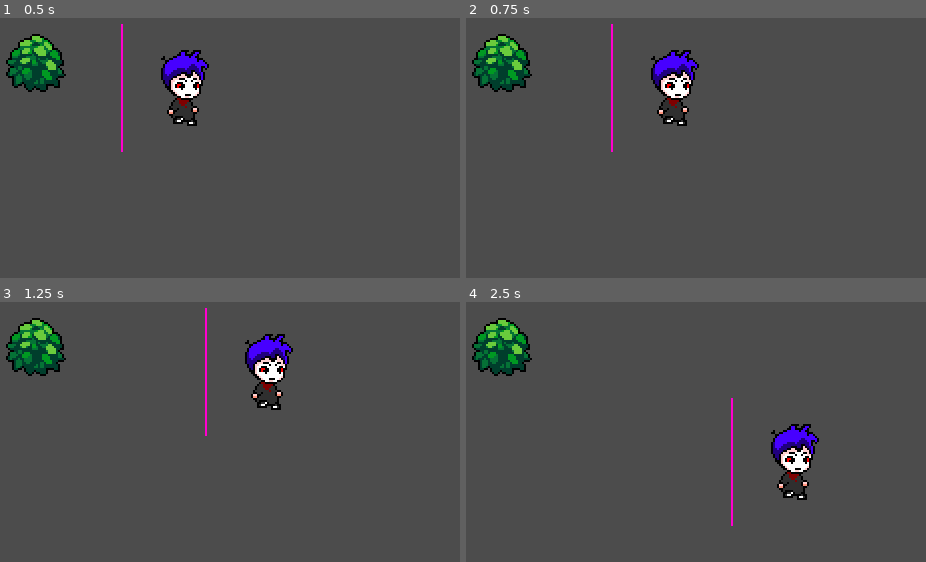
Above: before the commit, frames 1-4 (two rows, left to right).
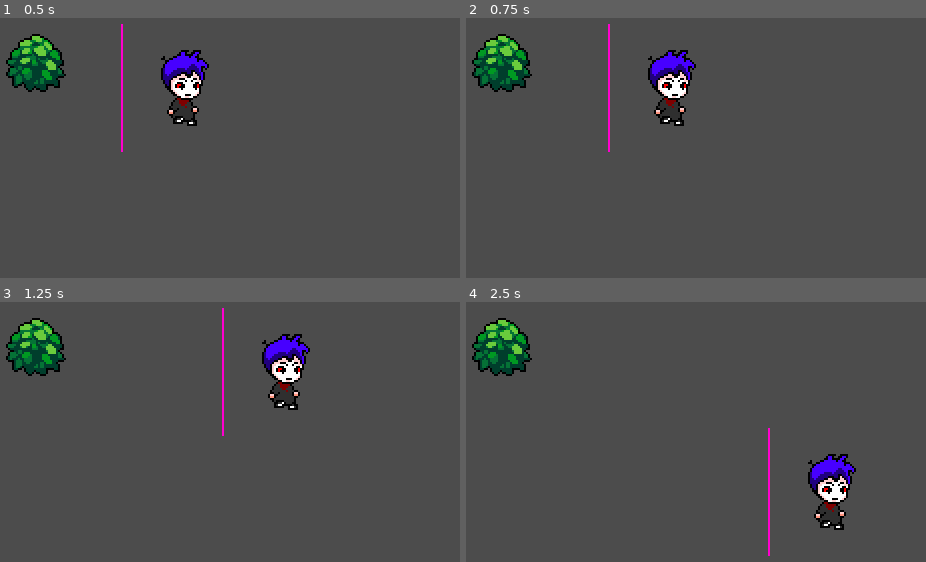
Above: after the commit, the same moments.

Repository: marcfreir/SvartSlott_RPG
Game: Godot game, scene res://World.tscn
Two runs of this game, one before a commit and one after it. Both use one fixed random seed, a clock stepped at 60 frames per second and the inputs below.
Inputs:
- Up to frame 1 (0.5 s): no input
- Up to frame 2 (0.75 s): tap Enter at 0.5 s; hold Right (ui_right) from 0.53 s (still down)
- Up to frame 3 (1.25 s): keep holding Right (ui_right)
- Up to frame 4 (2.5 s): release Right (ui_right) at 1.28 s; hold Down (ui_down) 1.28-2.03 s; hold Right (ui_right) from 2.03 s (still down)

Frame 1 is identical in both runs. In frame 2, 1.6% of the frame differs, in the area x 30-51%, y 2-52%; in frame 3, 3.1%; in frame 4, 4.4%, in the area x 57-85%, y 36-98%.

Commit message:
Enhance & simplify movements logic of the player

Diff:
--- a/Player/Player.gd
+++ b/Player/Player.gd
@@ -1,6 +1,10 @@
 extends KinematicBody2D
 
 var velocity = Vector2.ZERO
+
+const MAX_SPEED = 80
+const ACCELERATION = 500
+const FRICTION = 500
 
 # Called when the node enters the scene tree for the first time.
 # func _ready():
@@ -11,11 +15,14 @@
 	var input_vector = Vector2.ZERO
 	input_vector.x = Input.get_action_strength("ui_right") - Input.get_action_strength("ui_left")
 	input_vector.y = Input.get_action_strength("ui_down") - Input.get_action_strength("ui_up")
+	input_vector = input_vector.normalized()
+	# print(input_vector)
 
 	if input_vector != Vector2.ZERO:
-		velocity = input_vector
+		velocity = velocity.move_toward(input_vector * MAX_SPEED, ACCELERATION * delta)
 	else:
-		velocity = Vector2.ZERO
+		velocity = velocity.move_toward(Vector2.ZERO, FRICTION * delta)
 
+	print(velocity)
 
-	move_and_collide(velocity)
+	move_and_collide(velocity * delta)
